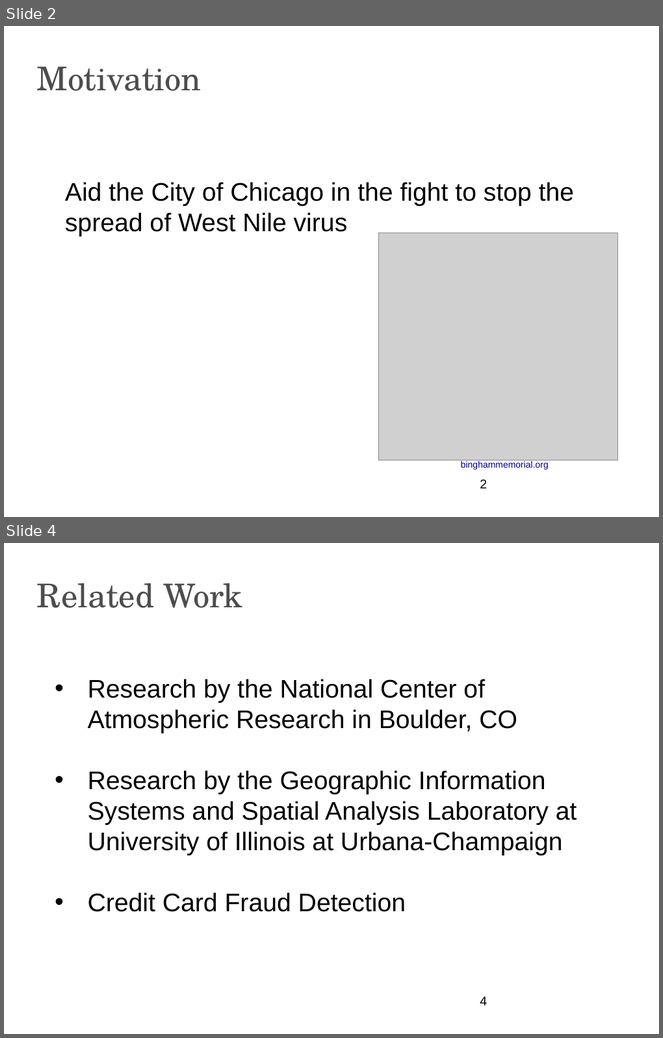
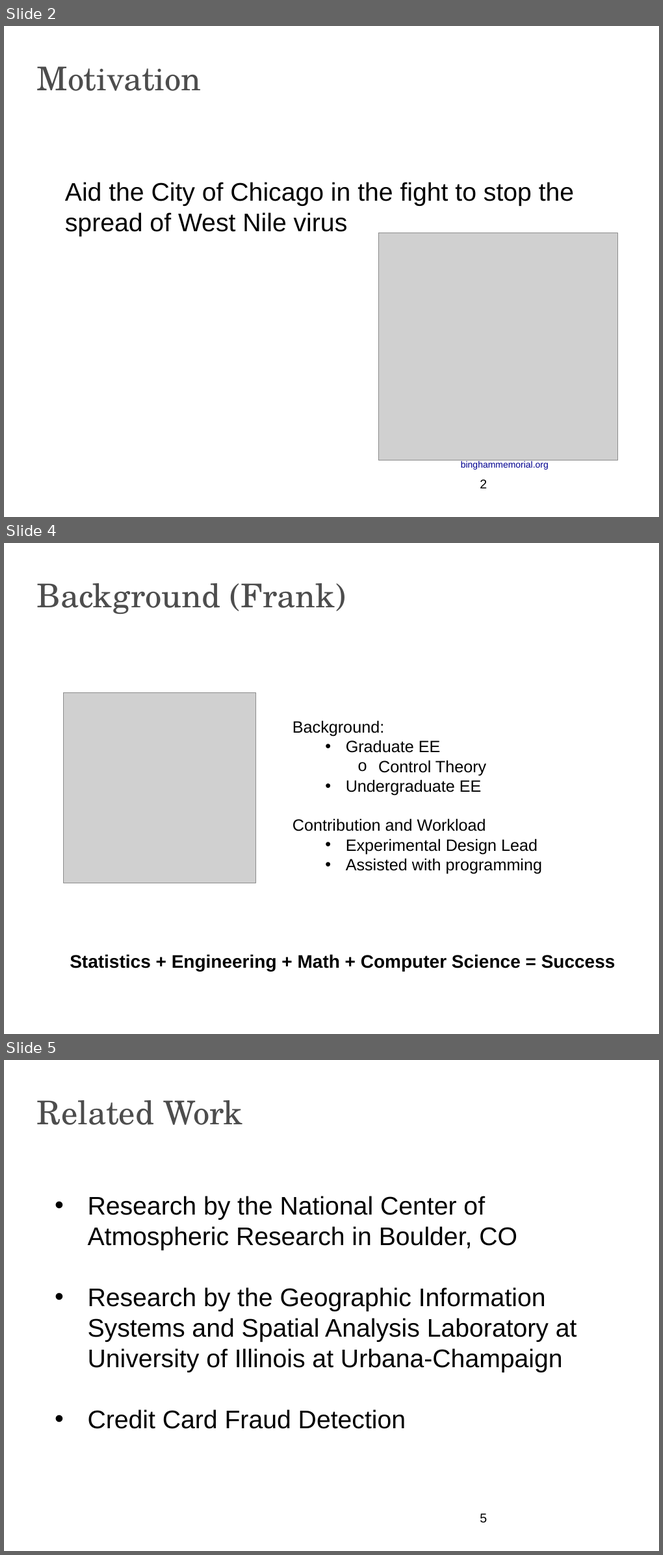
Before and after one commit to apnorton/ml-project, a slide deck: presentation/cs6316-PresentationTemplate.pptx. Shown one above the other, each under a label of ours: slides 2 and 4 before the commit, slides 2, 4 and 5 after it; the slides between them are not shown. The pictures are 663x1038 and 663x1555 pixels, drawn with LibreOffice and Linux fonts; fonts in the diff are those of the drawing; grey boxes stand for pictures; background and template pictures are left out. Boxes give left, top, right and bottom in pixels: in the first picture for what was removed or moved away, otherwise in the second. Text is boxed around its words. In the diff, an @@ line names an element or a change of style, - is before the commit and + after.

```diff
--- a/presentation/cs6316-PresentationTemplate.pptx
+++ b/presentation/cs6316-PresentationTemplate.pptx
@@ slide 4 added at box(4, 543, 659, 1034), background picture (left out) @@
@@ text added at box(37, 583, 345, 614), 36 pt, text #4D4D4D @@
+Background (Frank)
@@ picture added at box(63, 693, 256, 883) @@
@@ text added at box(293, 720, 542, 875), 18 pt, text #000000 @@
+Background:
+  • Graduate EE
+    o Control Theory
+  • Undergraduate EE
+Contribution and Workload
+  • Experimental Design Lead
+  • Assisted with programming
@@ text added at box(70, 954, 616, 971), 20 pt, text #000000, bold @@
+Statistics + Engineering + Math + Computer Science = Success
@@ what was slide 4 is now slide 5 @@
@@ page number at box(480, 1514, 487, 1523): text changed @@
-4
+5
```
Also in this commit, not shown: 1 slide changed.
